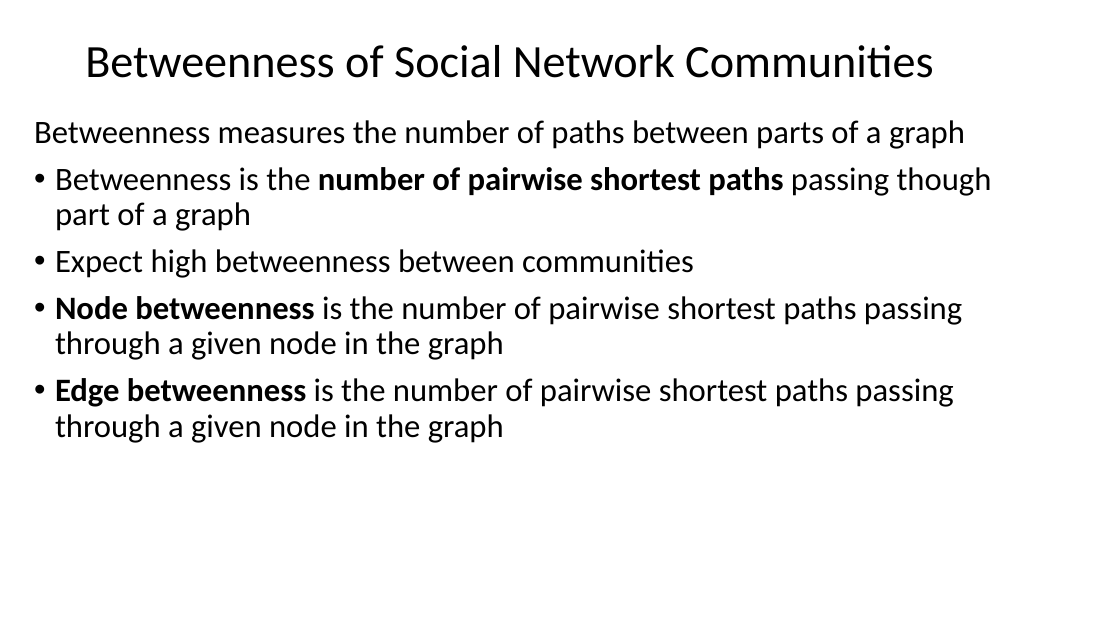
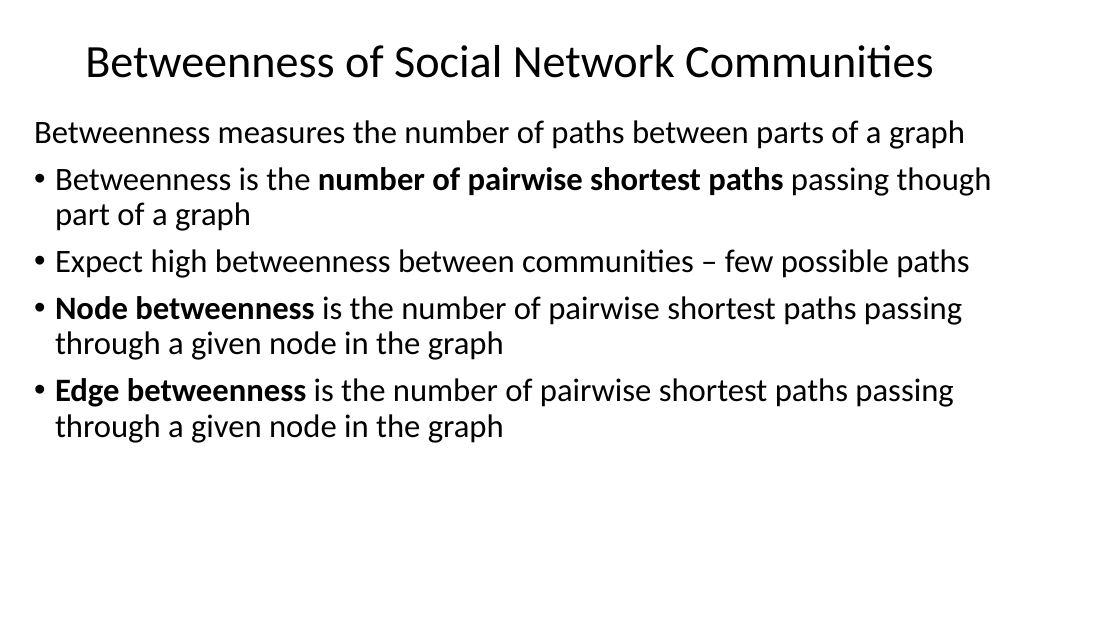
Before and after one commit to StephenElston/CSCI-E-108, a slide deck: slide 21 of slides/9_SocialNetworkAnalysis.pptx (slide 20 before the commit). Drawn at 1120x630 pixels with LibreOffice and Linux fonts; fonts in the diff are those of the drawing. Boxes give left, top, right and bottom in pixels: in the first picture for what was removed or moved away, otherwise in the second. Text is boxed around its words. In the diff, an @@ line names an element or a change of style, - is before the commit and + after.

```diff
--- a/slides/9_SocialNetworkAnalysis.pptx
+++ b/slides/9_SocialNetworkAnalysis.pptx
@@ text at [55,249,969,278]: text changed @@
-• Expect high betweenness between communities
+• Expect high betweenness between communities – few possible paths
```
Also in this commit, not shown: 9 other slides changed, 2 slides added.
